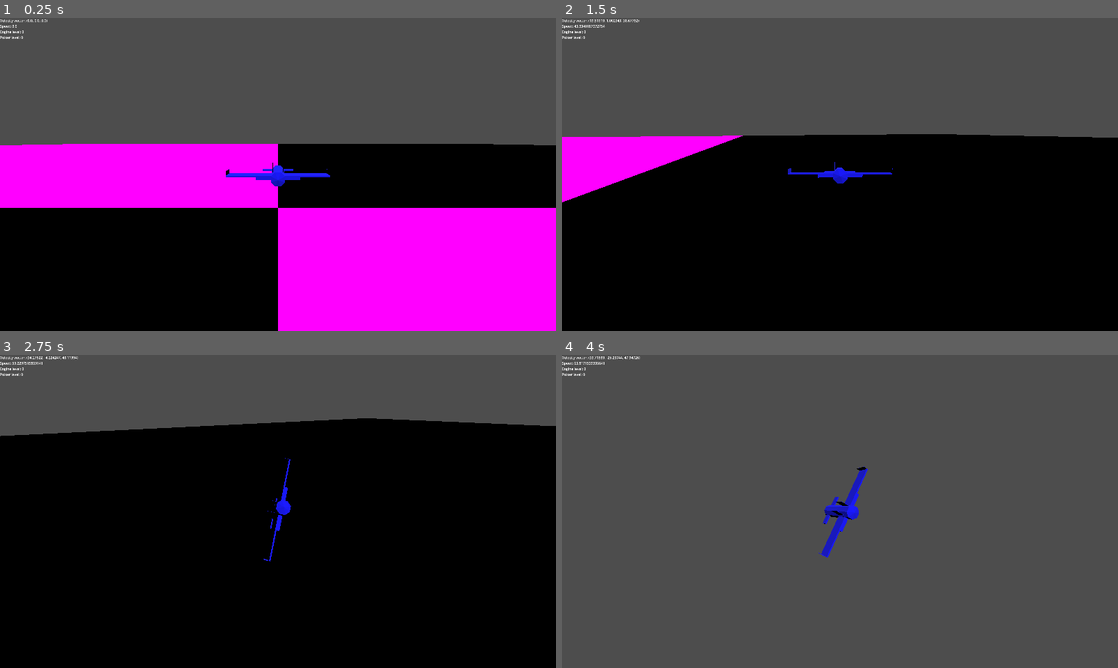
Above: before the commit, frames 1-4 (two rows, left to right).
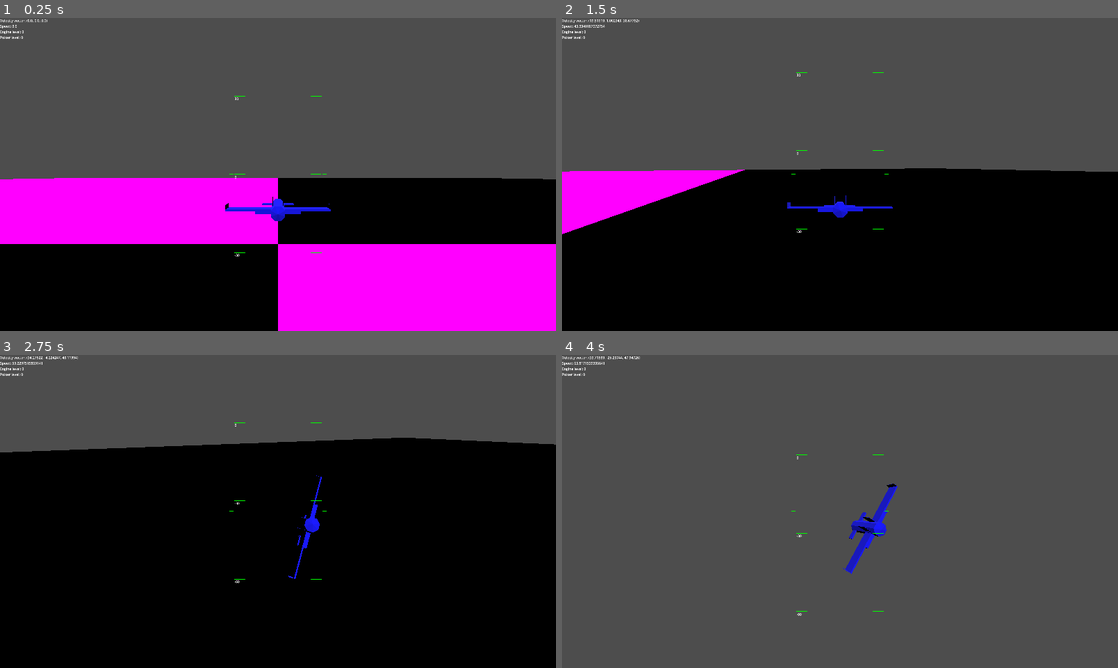
Above: after the commit, the same moments.

Repository: voidstarjms/shimmer
Game: Godot game, scene res://main.tscn
The game is run twice, just before and just after one commit, with the same random seed, the same clock (stepped at 60 frames per second) and the same inputs.
Inputs:
- Up to frame 1 (0.25 s): no input
- Up to frame 2 (1.5 s): tap Enter at 0.5 s; hold Right (strafe_right) 0.53-1.28 s; tap Space (dash) at 0.6, 1.35 s; hold K (pitch_down) from 1.28 s (still down)
- Up to frame 3 (2.75 s): release K (pitch_down) at 2.03 s; hold Right (strafe_right) from 2.03 s (still down); hold A (roll_ccw) from 2.03 s (still down); tap Space (dash) at 2.3 s
- Up to frame 4 (4 s): release Right (strafe_right) at 2.78 s; release A (roll_ccw) at 2.78 s; hold I (pitch_up) 2.78-3.53 s; tap D (roll_cw) at 2.85 s; tap Space (dash) at 3.05, 3.8 s; hold Left (strafe_left) from 3.53 s (still down); hold Shift from 3.53 s (still down)

The runs differ from the first frame. In frame 1, 23% of the frame differs, in the area x 0-100%, y 24-77%; in frame 2, 14%; in frame 3, 6.4%; in frame 4, 1.4%.

Commit message:
Implemented pitch ladder UI

Diff:
--- /dev/null
+++ b/gui.gd
@@ -0,0 +1,46 @@
+extends Control
+
+const pitch_ladder_outer_width = 200
+const pitch_ladder_inner_width = 150
+const pitch_ladder_level_mark_outer_width = 205
+const pitch_ladder_level_mark_inner_width = 225
+const pi_over_6 = PI / 6
+const pi_over_4 = PI / 4
+const pi_over_2 = PI / 2
+const sqrt2_over_2 = sqrt(2) / 2
+const pitch_mark_increment = 30
+var pitch_marker_text
+var max_pitch_ladder_vert
+
+func _ready() -> void:
+	max_pitch_ladder_vert = 3 * get_viewport_rect().size.y / 8
+	var pitch_mark_count = int(180 / pitch_mark_increment) + 1
+	pitch_marker_text = Array()
+	for i in pitch_mark_count:
+		var label = Label.new()
+		label.text = str(90 - i * pitch_mark_increment)
+		label.add_theme_color_override("green", Color.GREEN)
+		pitch_marker_text.append(label)
+		add_child(label)
+
+func _process(delta: float) -> void:
+	queue_redraw()
+
+func _draw() -> void:
+	var view_rect = get_viewport_rect()
+	var view_center = Vector2(view_rect.size.x / 2, view_rect.size.y / 2)
+	var raw_fwd = -$"../../ZealousJay".transform.basis.z
+	var pitch_angle = pi_over_2 - acos(raw_fwd.dot(Vector3.UP))
+	print(pitch_angle)
+	for i in 7:
+		pitch_marker_text[i].visible = false
+		var rung_angle = pitch_angle + (pi_over_6 * i - pi_over_2)
+		if (abs(rung_angle) > pi_over_4):
+			continue
+		var pitch_ladder_vrt_offset = rung_angle / pi_over_4 * max_pitch_ladder_vert * Vector2.UP
+		pitch_marker_text[i].visible = true
+		pitch_marker_text[i].position = view_center - pitch_ladder_outer_width * Vector2.RIGHT - pitch_ladder_vrt_offset
+		draw_line(view_center - pitch_ladder_level_mark_outer_width * Vector2.RIGHT, view_center - pitch_ladder_level_mark_inner_width * Vector2.RIGHT, Color.GREEN)
+		draw_line(view_center + pitch_ladder_level_mark_outer_width * Vector2.RIGHT, view_center + pitch_ladder_level_mark_inner_width * Vector2.RIGHT, Color.GREEN)
+		draw_line(view_center - pitch_ladder_outer_width * Vector2.RIGHT - pitch_ladder_vrt_offset, view_center - pitch_ladder_inner_width * Vector2.RIGHT - pitch_ladder_vrt_offset, Color.GREEN)
+		draw_line(view_center + pitch_ladder_outer_width * Vector2.RIGHT - pitch_ladder_vrt_offset, view_center + pitch_ladder_inner_width * Vector2.RIGHT - pitch_ladder_vrt_offset, Color.GREEN)
--- a/label.gd
+++ b/label.gd
@@ -1,7 +1,7 @@
 extends Label
 
 func _process(delta: float) -> void:
-	var vel_vec = $"../../shimwing_abstract".vel_vec
-	var eng_lvl = $"../../shimwing_abstract".engine_lvl
-	var poi_lvl = $"../../shimwing_abstract".poiser_lvl
+	var vel_vec = $"../../ZealousJay".vel_vec
+	var eng_lvl = $"../../ZealousJay".engine_lvl
+	var poi_lvl = $"../../ZealousJay".poiser_lvl
 	text = "Velocity vector: %s \nSpeed: %s\nEngine level: %s\nPoiser level: %s" % [vel_vec, vel_vec.length(), eng_lvl, poi_lvl]
--- a/main.tscn
+++ b/main.tscn
@@ -1,9 +1,10 @@
-[gd_scene load_steps=9 format=3 uid="uid://cstl47mtex476"]
+[gd_scene load_steps=10 format=3 uid="uid://cstl47mtex476"]
 
 [ext_resource type="Script" uid="uid://bkibaufktxo1q" path="res://main.gd" id="1_h2yge"]
 [ext_resource type="PackedScene" uid="uid://c31v0n3pj2fm6" path="res://player.tscn" id="1_ig7tw"]
 [ext_resource type="Script" uid="uid://c0j45tkbeq0sl" path="res://camera_3d.gd" id="2_0xm2m"]
 [ext_resource type="Script" uid="uid://b8aryyt054quw" path="res://label.gd" id="4_1bvp3"]
+[ext_resource type="Script" uid="uid://bmbs4yirpaspu" path="res://gui.gd" id="5_lquwl"]
 
 [sub_resource type="BoxShape3D" id="BoxShape3D_7dm0k"]
 size = Vector3(60, 2, 60)
@@ -30,6 +31,7 @@
 
 [node name="CollisionShape3D" type="CollisionShape3D" parent="Ground" unique_id=987930981]
 shape = SubResource("BoxShape3D_7dm0k")
+debug_fill = false
 
 [node name="MeshInstance3D" type="MeshInstance3D" parent="Ground" unique_id=2108306695]
 mesh = SubResource("BoxMesh_ig7tw")
@@ -37,10 +39,11 @@
 [node name="DirectionalLight3D" type="DirectionalLight3D" parent="." unique_id=536982465]
 transform = Transform3D(1, 0, 0, 0, -0.671837, 0.740699, 0, -0.740699, -0.671837, 0, 23.5699, 0)
 
-[node name="shimwing_abstract" parent="." unique_id=1593607656 instance=ExtResource("1_ig7tw")]
+[node name="ZealousJay" parent="." unique_id=1593607656 instance=ExtResource("1_ig7tw")]
 transform = Transform3D(1, 0, 0, 0, 1, 0, 0, 0, 1, 0, 1.04801, 0)
 rotation_edit_mode = 0
 motion_mode = 0
+max_drag_decel = 0.08
 
 [node name="Camera3D" type="Camera3D" parent="." unique_id=540330043]
 transform = Transform3D(1, 0, 0, 0, 1, 0, 0, 0, 1, 0, 0, 4)
@@ -50,3 +53,10 @@
 offset_right = 40.0
 offset_bottom = 23.0
 script = ExtResource("4_1bvp3")
+
+[node name="GUI" type="Control" parent="Camera3D" unique_id=1142161839]
+layout_mode = 3
+anchors_preset = 0
+offset_right = 40.0
+offset_bottom = 40.0
+script = ExtResource("5_lquwl")
--- a/player.gd
+++ b/player.gd
@@ -81,17 +81,15 @@
 		# Camera vector interpolation
 		var cam_y_vec = cam_prev_y.lerp($"..".transform.basis.y, 0.1)
 		var cam_z_vec = cam_prev_z.lerp(Vector3.BACK if abs($"..".transform.basis.z.dot(Vector3.UP)) == 1 else lerp(-$"..".vel_vec, $"..".transform.basis.z, 0.99), 0.1)
+		cam_prev_z = cam_z_vec
 		cam_prev_y = cam_y_vec
-		cam_prev_z = cam_z_vec
 
 		# Set camera position
 		cam_z_vec = 6 * cam_z_vec.normalized()
 		cam.transform.origin = $"..".transform.origin + cam_z_vec + cam_y_vec
 
 		# Define camera basis
-		cam.transform.basis.z = (-($"..".transform.origin - cam.transform.origin)).normalized()
-		#if abs(transform.basis.z.dot(Vector3.UP)) > 0.86:
-			#var alpha = 0.5 * sqrt(pow(cam.transform.basis.z.x, 2) + pow(cam.transform.basis.z.z, 2))
-			#cam.transform.basis.z = Vector3(cam.transform.basis.z.x * alpha, -sign(cam.transform.basis.z.y) * sqrt(3)/2, cam.transform.basis.z.z)
+		#if abs(transform.basis.z.dot(Vector3.UP)) < 0.86:
+		cam.transform.basis.z = cam_z_vec#(-($"..".transform.origin - cam.transform.origin)).normalized()
 		cam.transform.basis.x = cam.transform.basis.z.cross(Vector3.UP)
 		cam.transform.basis.y = cam.transform.basis.x.cross(cam.transform.basis.z)
--- a/shimwing_abstract.gd
+++ b/shimwing_abstract.gd
@@ -25,6 +25,7 @@
 	var thrust_vec : Vector3
 	var toward_vec : Vector3
 	var varying_axis : int
+	var particle_source : GPUParticles3D
 
 var thruster_array = null
 
@@ -39,8 +40,8 @@
 # Equipment levels
 const engine_max_lvl = 19
 const poiser_max_lvl = 19
-@export var engine_lvl = 0
-@export var poiser_lvl = 0
+@export var engine_lvl : int
+@export var poiser_lvl : int
 # Equipment stat upgrade base values
 const max_spd_base = 24
 const main_thrust_base = 0.2
@@ -59,6 +60,9 @@
 const poise_spring_const_step = 0.0059
 const poise_damping_step = 0.0025
 
+const dash_max_spd_multiplier = 2
+const dash_acc_multiplier = 2
+
 # Physics handling scalars
 var max_spd
 
@@ -75,8 +79,7 @@
 var thrust_yaw
 
 # Drag values
-var drag_airframe = 0.1
-var max_drag_decel = 0.08
+@export var max_drag_decel : float
 
 # Poise scalars
 var poise_spring_const
@@ -106,6 +109,11 @@
 	thr.thrust_vec = th_vec
 	thr.toward_vec = tow_vec
 	thr.varying_axis = axis
+	thr.particle_source = GPUParticles3D.new()
+	var p = thr.particle_source
+	p.fixed_fps = 60
+	p.emitting = false
+
 	return thr
 
 func _ready() -> void:
@@ -220,8 +228,9 @@
 	# Calculate linear acceleration
 	acc_vec = Vector3.ZERO
 	for i in 10:
+		# Apply equal and doubled forward acceleration if dashing
 		if dash_counter > 0 and (i == th.main_lt or i == th.main_rt):
-			acc_vec += 2 * main_thrust * thruster_array[i].thrust_vec
+			acc_vec += dash_acc_multiplier * main_thrust * thruster_array[i].thrust_vec
 		acc_vec += thrust[i]
 
 	# Yaw
@@ -241,7 +250,7 @@
 
 	# Accelerate craft, taking max speed into account
 	var prev_vel_vec = vel_vec
-	var actual_max_speed = max_spd * (2 if dash_counter > 0 else 1)
+	var actual_max_speed = max_spd * (dash_max_spd_multiplier if dash_counter > 0 else 1)
 	var acc_transformed = transform.basis * acc_vec
 	if abs(vel_vec.x) > actual_max_speed:
 		vel_vec.x -= max_drag_decel * sign(vel_vec.x)
Not shown, added: gui.gd.uid
